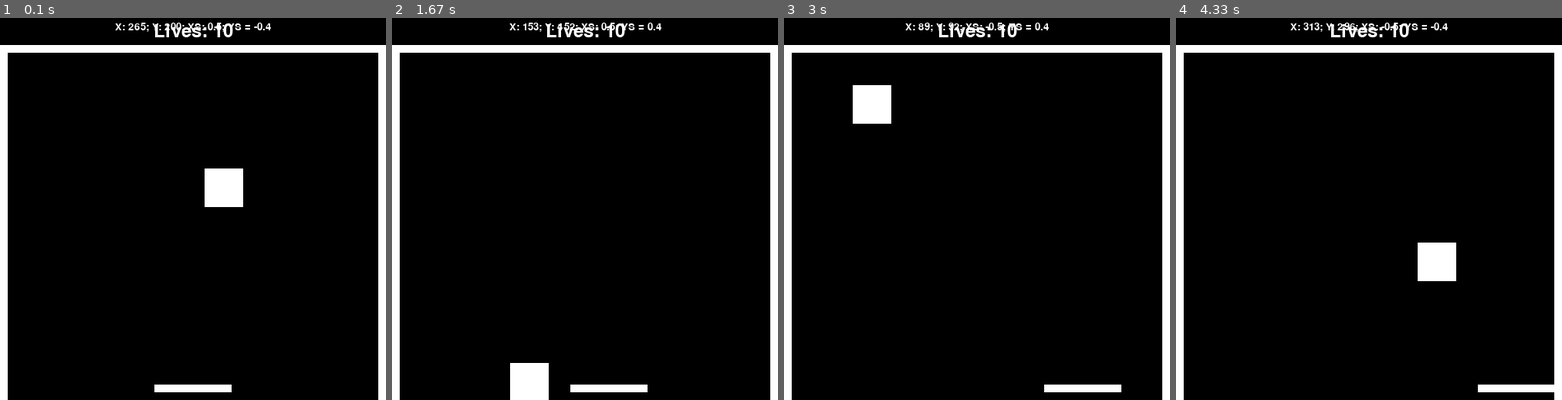
Above: before the commit, frames 1-4 (left to right).
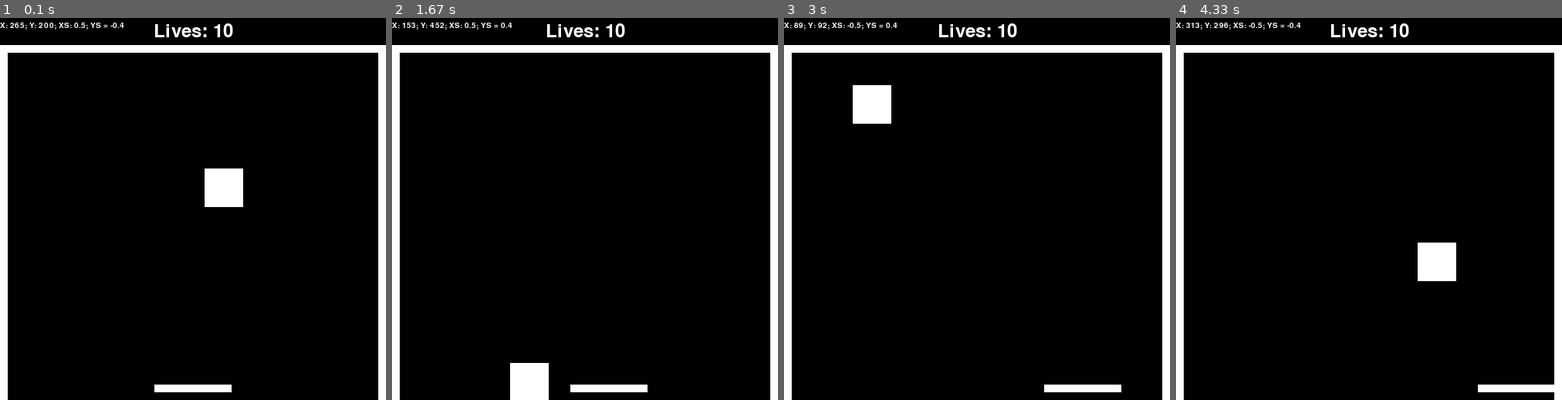
Above: after the commit, the same moments.

Repository: rabramley/pygames
Game: pygame game, started from pong.py
Same seed, same stepped clock (60 frames per second), same inputs: the game is played once before the commit and once after it.
Inputs:
- Up to frame 1 (0.1 s): no input
- Up to frame 2 (1.67 s): hold Right 0.33-0.8 s; hold Right 0.83-1.3 s; hold Left from 1.33 s (still down)
- Up to frame 3 (3 s): release Left at 1.87 s; hold Left 1.9-2.3 s; hold Right 2.33-2.97 s
- Up to frame 4 (4.33 s): hold Left 3-3.47 s; hold Right 3.5-3.97 s; hold Right from 4 s (still down)

The runs differ from the first frame. In frame 1, 0.5% of the frame differs, in the area x 0-71%, y 1-4%; in frame 2, 0.5%; in frame 3, 0.5%; in frame 4, 0.5%.

Commit message:
Mke debug text smaller

Diff:
--- a/pong.py
+++ b/pong.py
@@ -66,10 +66,9 @@
                 print(self.y_speed)
 
     def display_details(self, screen):
-        font = pygame.font.Font(None, 20)
+        font = pygame.font.Font(None, 15)
         text = font.render(f'X: {self.rect.x}; Y: {self.rect.y}; XS: {self.x_speed}; YS = {self.y_speed}', 1, TEXT_COLOR)
         textpos = text.get_rect()
-        textpos.centerx = screen.get_rect().centerx
         textpos.y = 10
         screen.blit(text, textpos)
 
